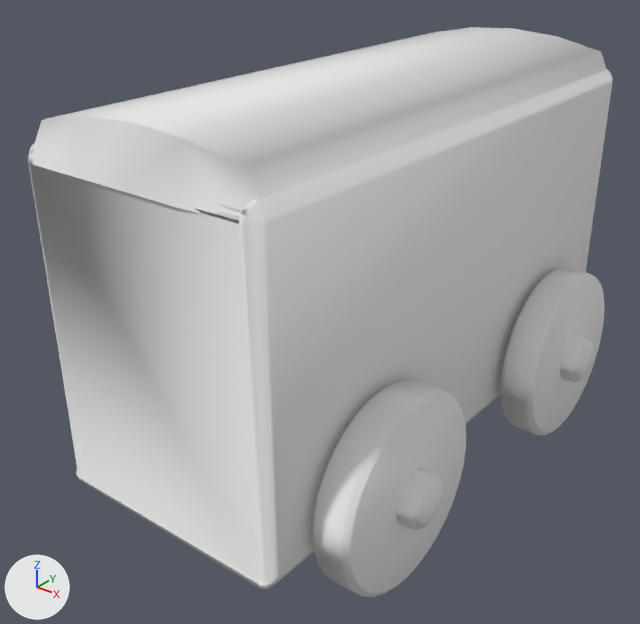
Before and after pictures for a commit that changed the OBJ model project_base_code/models/wagon_short.obj.
One viewpoint serves both versions: a 50 mm camera at (3.93, -5.49, 4.53) aimed at (-0.18, -0.35, 1.35). The lights are fixed; the arrows at lower left show +X, +Y and +Z. Where no turn or scale is listed for an object, it has been applied to the vertices.

The first picture shows 'train'.
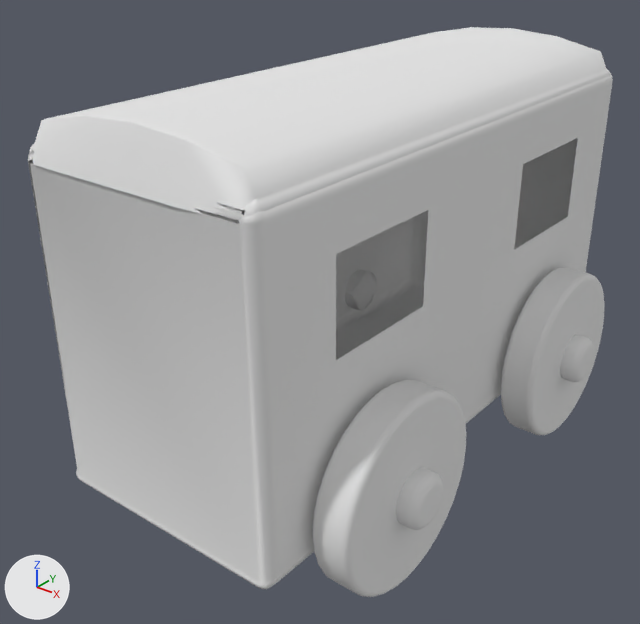
Commit message: added wagon windows

Where the change shows, as pixel boxes [x1, y1, x2, y2] in the pictures (640 x 624 px):
```json
{"part": 1, "of": "me_train", "change": "built on", "before": [28, 84, 611, 584], "after": [28, 84, 611, 584]}
```

Edits to the scene script, one JSON object a line:
```json
{"block": "me_train", "where": "# used by ob_train; location = (0.0, 0.0, 0.0)"}
{"op": "remove", "block": "me_train", "code": "me_train.from_pydata(...)  # 2875 vertices, 5610 faces, 2 loose edges; spans x -1.5..1.5, y -2.39..2.37, z 0.0..3.32"}
{"op": "add", "block": "me_train", "code": "me_train.from_pydata(...)  # 2843 vertices, 5588 faces; spans x -1.5..1.5, y -2.39..2.37, z 0.0..3.32"}
{"block": "me_train", "change": "me_train part 1"}
{"block": "me_train", "change": "17 faces are deleted"}
{"block": "me_train", "change": "2 loose edges are deleted"}
{"block": "me_train", "change": "2 vertices move within x 0.9, y -2.35, z 2.97"}
{"block": "me_train", "change": "23 vertices are added at x -1.0..1.0, y -2.27..2.26, z 1.14..2.94"}
{"block": "me_train", "change": "10 new vertices lie (0.0, 0.0, 0.71) away from vertices in x -1.0..1.0, y -1.67..2.26, z 1.87"}
{"block": "me_train", "change": "80 new faces join them"}
{"block": "me_train", "change": "me_train part 2: the surface is now shaded flat"}
```
